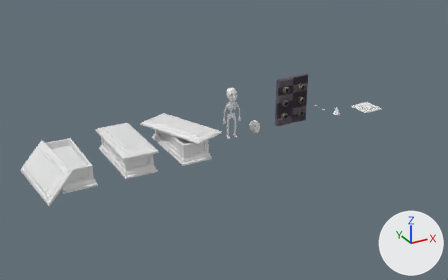
Renders of the Blender file Arte/DeadPack.blend from each side of a commit.
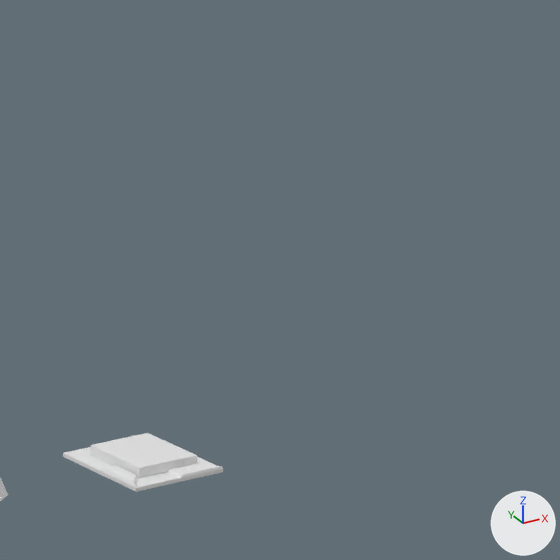
Each version appears first whole from a 50 mm camera at (-5.33, -13.62, 6.77) aimed at (2.2, 0.07, -0.07), and next in a close-up on the part from 76% to 100% of the width and 6% to 45% of the height. Every picture has the same lights, and +X, +Y and +Z are marked at lower right.

Before the edit, the objects in view are built like this:
```python
me_switch = bpy.data.meshes.new('Switch')
me_switch.from_pydata(...)  # 44 vertices, 33 faces; spans x -0.334..0.334, y -0.359..0.309, z -0.005..0.093
ob_switch = bpy.data.objects.new('Switch', me_switch)
ob_switch.location = (7.121, -0.023, -0.001)
```
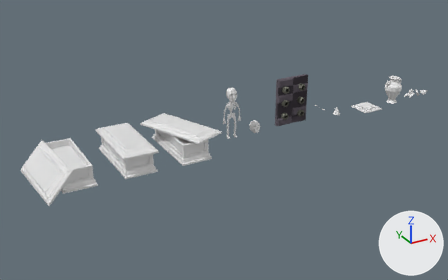
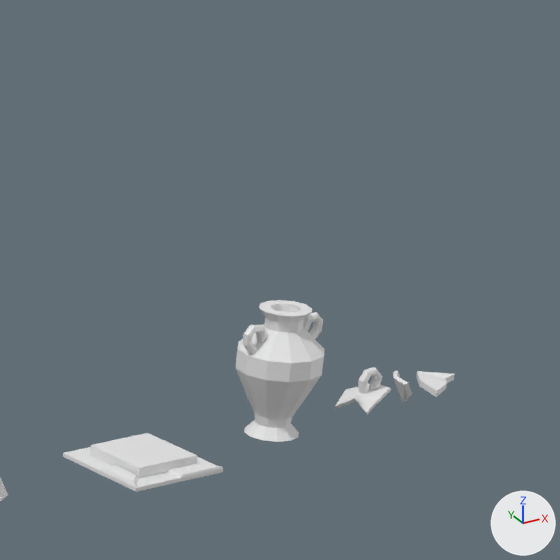
Where the newer file only moved an object's origin or applied its transform, the numbers keep the older frame.

The change in detail:
Mesh me_jarpiece_3 is new.
It has 12 vertices, 10 faces and spans x -0.171..0.17, y -0.171..0.17, z -0.038..0.018.
Mesh me_jarpiece_2_001 is new.
It has 14 vertices, 11 faces and spans x -0.095..0.077, y -0.101..0.154, z -0.097..0.079.
Mesh me_jarpiece_1 is new.
It has 82 vertices, 72 faces and spans x -0.093..0.178, y -0.132..0.132, z -0.097..0.192.
Mesh me_jar is new.
It has 245 vertices, 228 faces and spans x -0.311..0.31, y -0.264..0.264, z 0.0..0.8.
Object 'JarPiece_3' (ob_jarpiece_3) is new; it shows me_jarpiece_3.
Its location is (9.563, 0.007, 0.1).
Object 'JarPiece_2' (ob_jarpiece_2) is new; it shows me_jarpiece_2_001.
Its location is (9.277, 0.002, 0.103).
Object 'JarPiece_1' (ob_jarpiece_1) is new; it shows me_jarpiece_1.
Its location is (8.923, -0.005, 0.102).
Object 'Jar' (ob_jar) is new; it shows me_jar.
Its location is (8.184, -0.005, 0.004).

Boxes [x1, y1, x2, y2] around the edits, measured in the close-ups (560 x 560 px):
'Jar', added
    after: [236, 300, 325, 442]
'JarPiece_1', added
    after: [335, 367, 391, 415]
'JarPiece_3', added
    after: [416, 371, 455, 397]
'JarPiece_2', added
    after: [393, 370, 412, 402]
